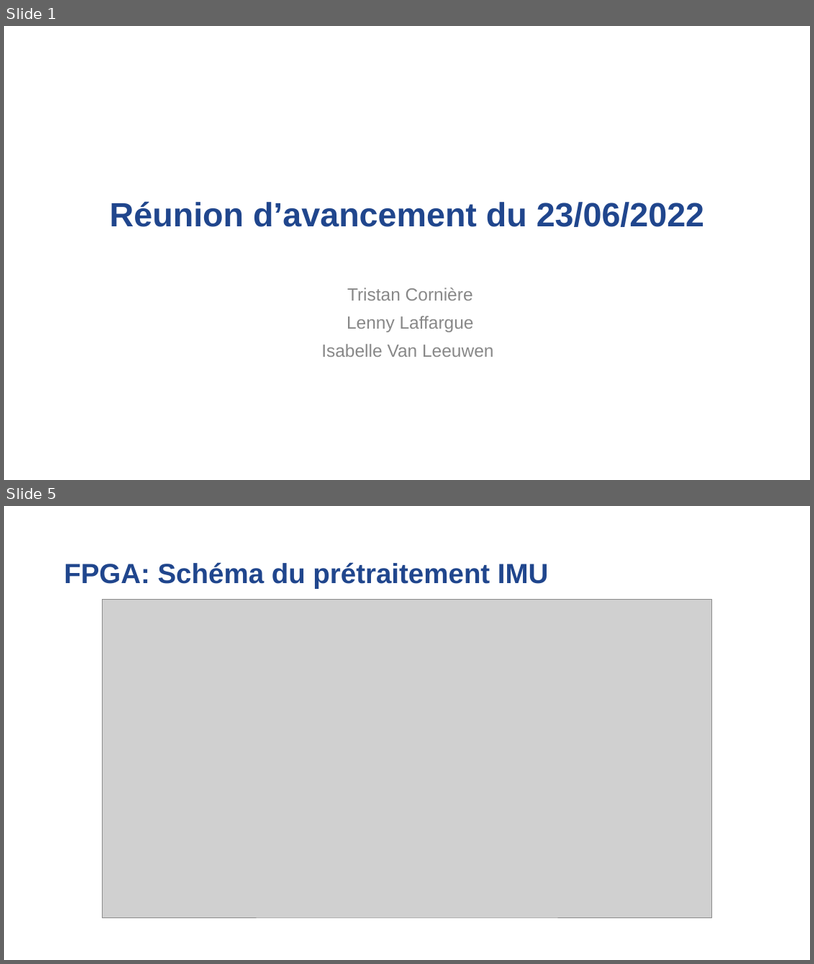
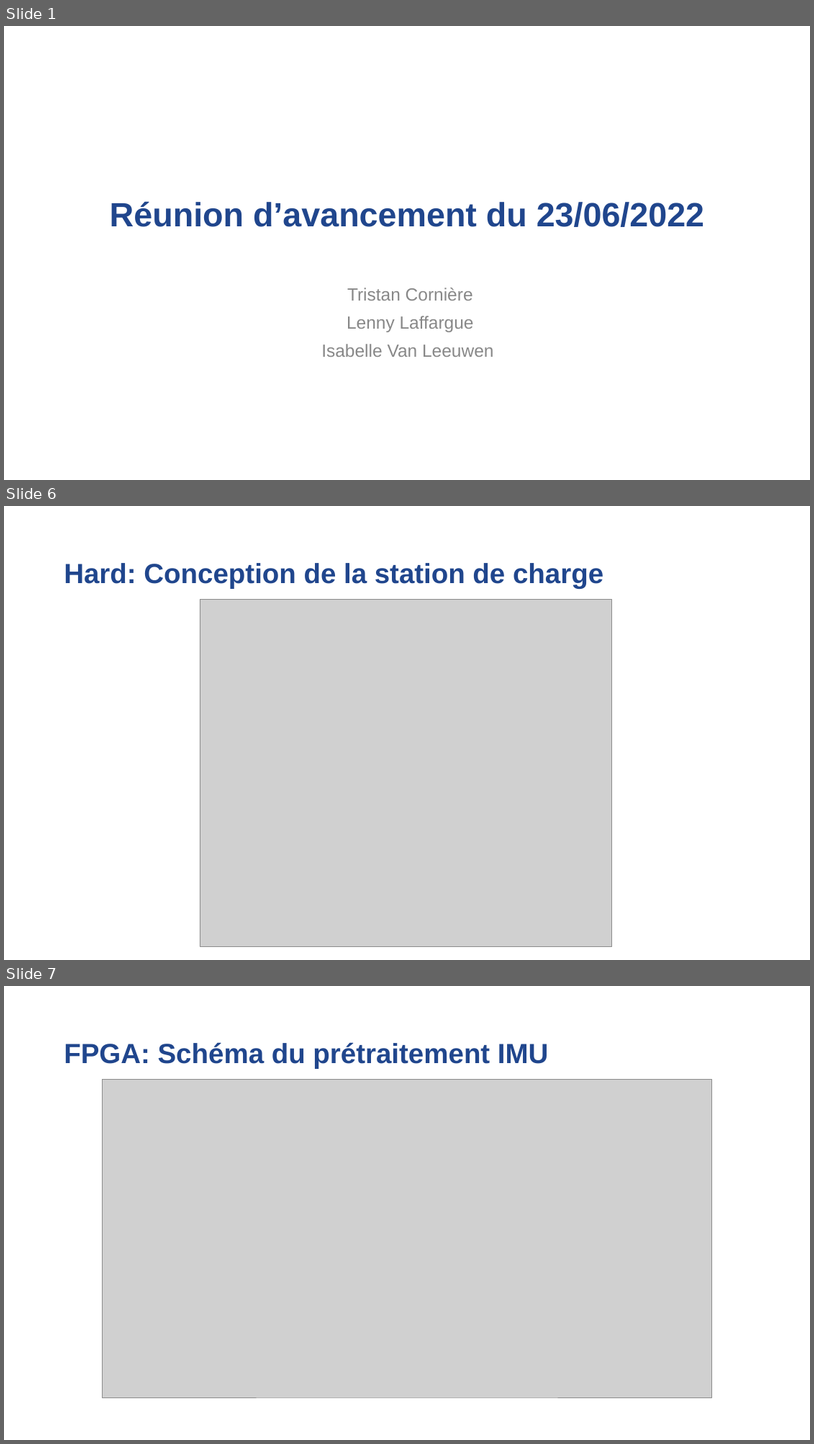
Before and after one commit to Laffargue-ElsysDesign/Robot_Surveillance_V3, a slide deck: GestionDeProjet/Reunions/Reunion_23_06_2022/Reunion_avancement23_06_22.pptx. Shown one above the other, each under a label of ours: slides 1 and 5 before the commit, slides 1, 6 and 7 after it; the slides between them are not shown. The pictures are 814x964 and 814x1444 pixels, drawn with LibreOffice and Linux fonts; fonts in the diff are those of the drawing; grey boxes stand for pictures; background and template pictures are left out. Boxes give left, top, right and bottom in pixels: in the first picture for what was removed or moved away, otherwise in the second. Text is boxed around its words. In the diff, an @@ line names an element or a change of style, - is before the commit and + after.

```diff
--- a/GestionDeProjet/Reunions/Reunion_23_06_2022/Reunion_avancement23_06_22.pptx
+++ b/GestionDeProjet/Reunions/Reunion_23_06_2022/Reunion_avancement23_06_22.pptx
@@ slide 6 added at (4, 506, 810, 960), background #FFFFFF @@
@@ title added at (64, 563, 604, 589), 33 pt, text #20468D, bold @@
+Hard: Conception de la station de charge
@@ picture added at (200, 599, 612, 946) @@
@@ what was slide 5 is now slide 7 @@
```
Also in this commit, not shown: 3 slides changed, 1 other slide added, 2 other files.
